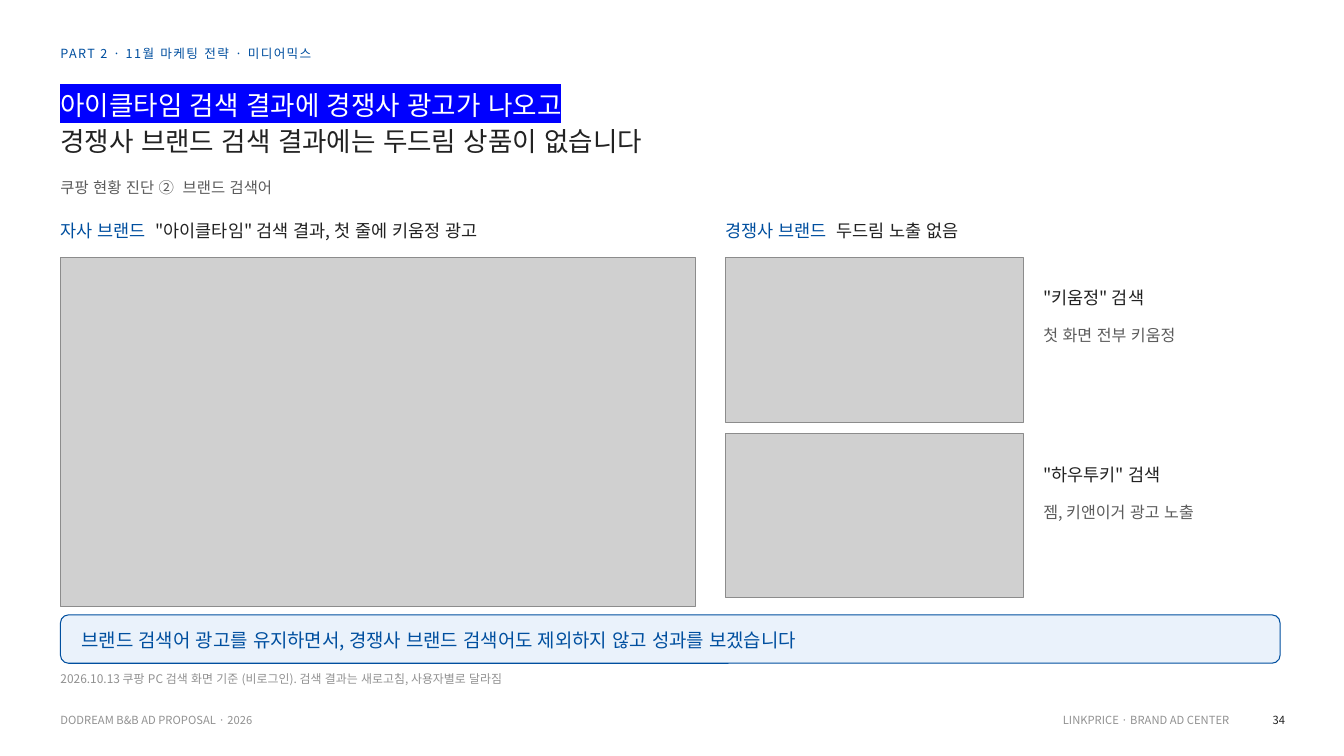
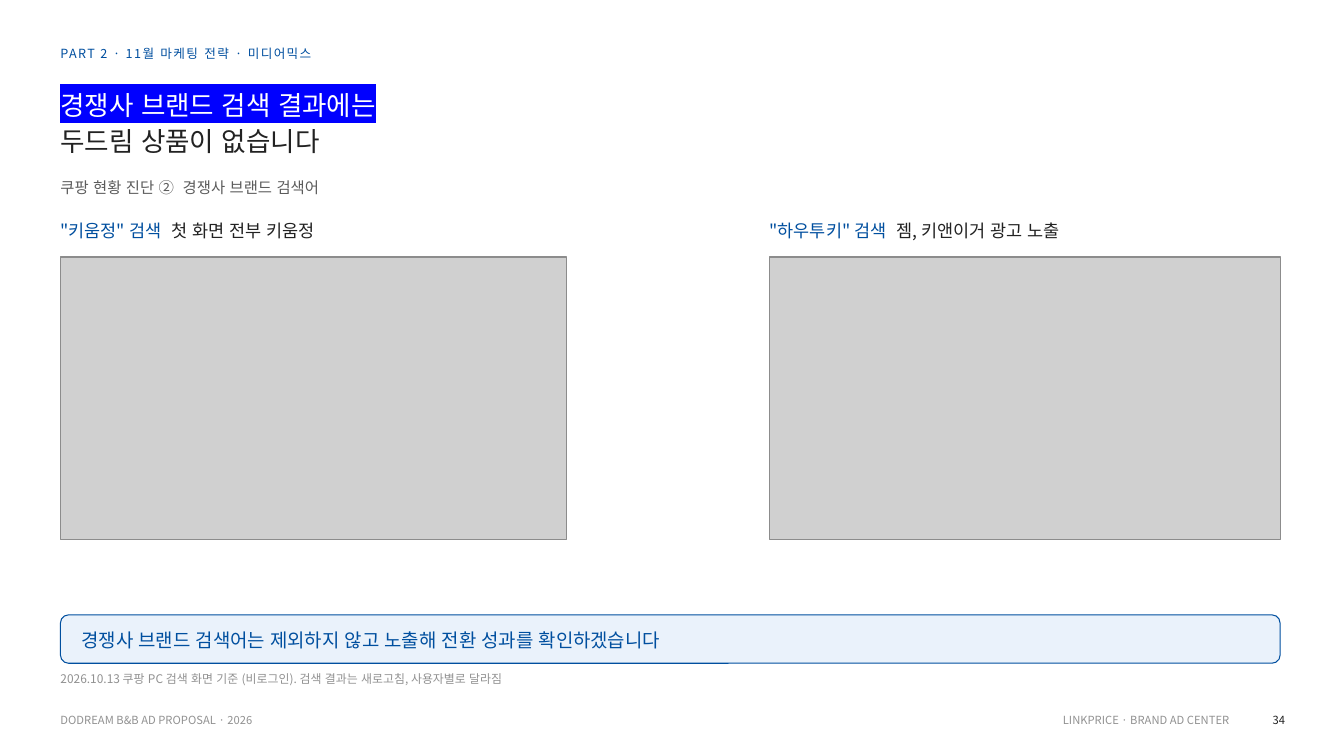
Before and after one commit to sonnet24/mypage, a slide deck: slide 2 of 쿠팡_오픈마켓_11월_261013_취합본.pptx. Drawn at 1344x756 pixels with LibreOffice and Linux fonts; fonts in the diff are those of the drawing; grey boxes stand for pictures. Boxes give left, top, right and bottom in pixels: in the first picture for what was removed or moved away, otherwise in the second. Text is boxed around its words. In the diff, an @@ line names an element or a change of style, - is before the commit and + after.

```diff
--- a/쿠팡_오픈마켓_11월_261013_취합본.pptx
+++ b/쿠팡_오픈마켓_11월_261013_취합본.pptx
@@ text at (60, 93, 376, 153): text changed; text colour #222222 to #FFFFFF @@
-아이클타임 검색 결과에 경쟁사 광고가 나오고
-경쟁사 브랜드 검색 결과에는 두드림 상품이 없습니다
+경쟁사 브랜드 검색 결과에는
+두드림 상품이 없습니다
@@ text at (60, 180, 320, 195): text changed @@
-쿠팡 현황 진단 ② 브랜드 검색어
+쿠팡 현황 진단 ② 경쟁사 브랜드 검색어
@@ text at (60, 222, 314, 239): text changed @@
-자사 브랜드 "아이클타임" 검색 결과, 첫 줄에 키움정 광고
+"키움정" 검색 첫 화면 전부 키움정
@@ text at (770, 222, 1059, 240): text changed @@
-경쟁사 브랜드 두드림 노출 없음
+"하우투키" 검색 젬, 키앤이거 광고 노출
@@ picture: place and size @@
-picture at (726, 257, 1023, 422)
+picture at (60, 257, 567, 539)
@@ picture removed at (60, 257, 696, 607) @@
@@ picture: place and size @@
-picture at (726, 434, 1023, 598)
+picture at (769, 257, 1280, 539)
@@ text removed at (1043, 289, 1144, 306) @@
-"키움정" 검색
@@ text removed at (1043, 327, 1176, 342) @@
-첫 화면 전부 키움정
@@ text removed at (1043, 466, 1160, 483) @@
-"하우투키" 검색
@@ text removed at (1043, 504, 1194, 521) @@
-젬, 키앤이거 광고 노출
@@ text at (82, 631, 660, 649): text changed @@
-브랜드 검색어 광고를 유지하면서, 경쟁사 브랜드 검색어도 제외하지 않고 성과를 보겠습니다
+경쟁사 브랜드 검색어는 제외하지 않고 노출해 전환 성과를 확인하겠습니다
```
Also in this commit, not shown: 5 other slides changed.
